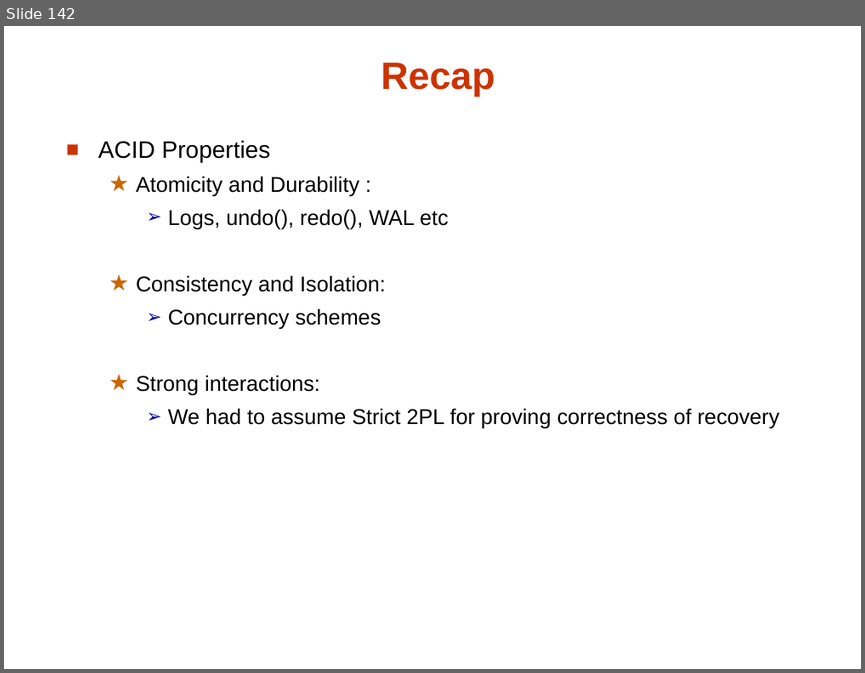
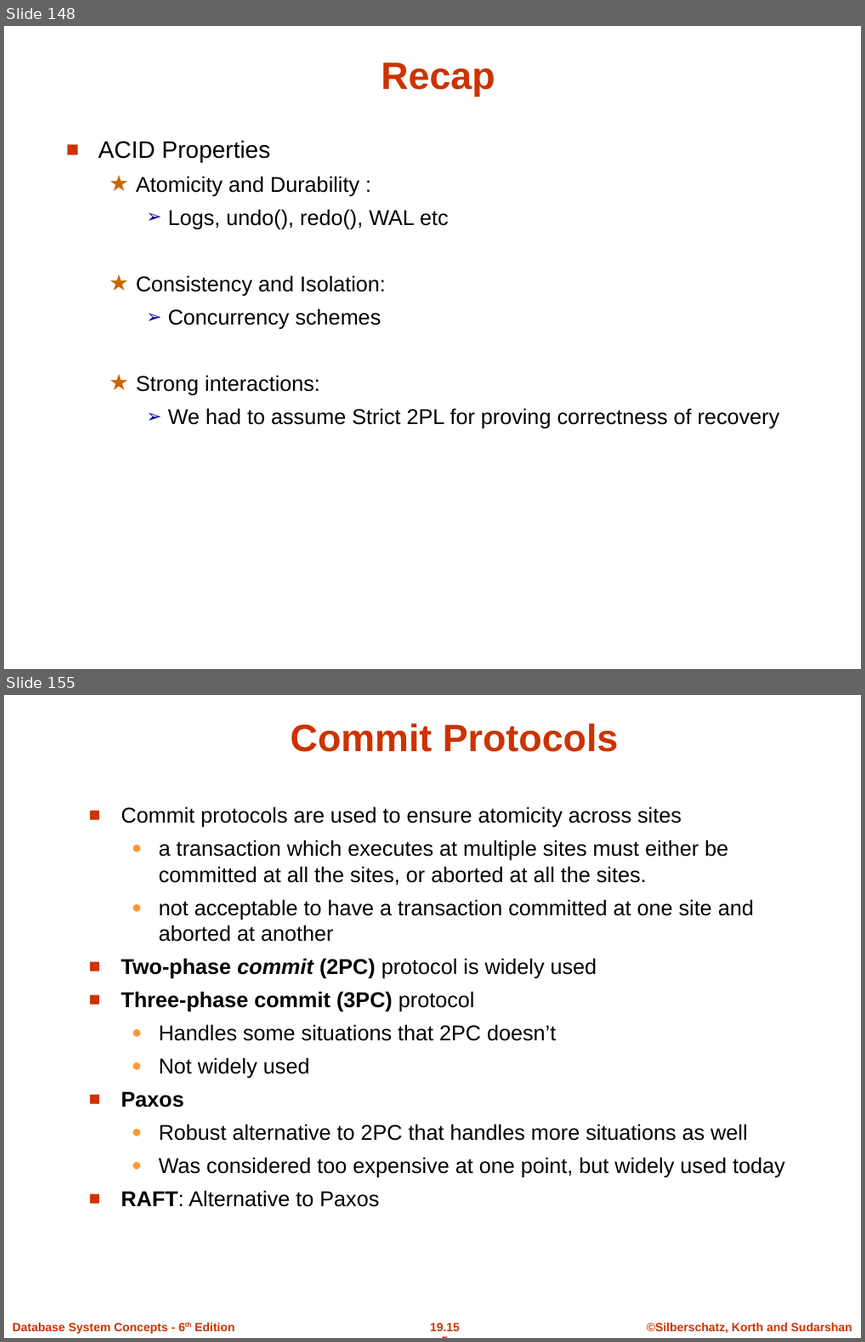
Before and after one commit to umddb/cmsc424-fall2021, a slide deck: Slides/06-Transactions.pptx. Shown one above the other, each under a label of ours: slide 142 before the commit, slides 148 and 155 after it; the slides between them are not shown. The pictures are 865x673 and 865x1342 pixels, drawn with LibreOffice and Linux fonts; fonts in the diff are those of the drawing; background and template pictures are left out. Boxes give left, top, right and bottom in pixels: in the first picture for what was removed or moved away, otherwise in the second. Text is boxed around its words. In the diff, an @@ line names an element or a change of style, - is before the commit and + after.

Commit message:
transactions slides updated

```diff
--- a/Slides/06-Transactions.pptx
+++ b/Slides/06-Transactions.pptx
@@ slide 155 added at <box>4,695,861,1338</box>, background #FFFFFF @@
@@ title added at <box>290,723,619,752</box>, 32 pt, text #CC3300, bold @@
+Commit Protocols
@@ text added at <box>121,806,785,1207</box>, 18 pt, text #000000 @@
+■ Commit protocols are used to ensure atomicity across sites
+  ● a transaction which executes at multiple sites must either be committed at all the sites, or aborted at all the sites.
+  ● not acceptable to have a transaction committed at one site and aborted at another
+■ Two-phase commit (2PC) protocol is widely used
+■ Three-phase commit (3PC) protocol
+  ● Handles some situations that 2PC doesn’t
+  ● Not widely used
+■ Paxos
+  ● Robust alternative to 2PC that handles more situations as well
+  ● Was considered too expensive at one point, but widely used today
+■ RAFT: Alternative to Paxos
@@ text added at <box>12,1322,234,1333</box>, 10 pt, text #CC3300, bold @@
+Database System Concepts - 6th Edition
@@ page number added at <box>430,1322,460,1331</box>, 10 pt, text #CC3300, bold @@
+19.155
@@ text added at <box>647,1322,852,1333</box>, 10 pt, text #CC3300, bold @@
+©Silberschatz, Korth and Sudarshan
@@ what was slide 142 is now slide 148 @@
```
Also in this commit, not shown: 14 slides changed, 25 other slides added, 5 slides removed.
